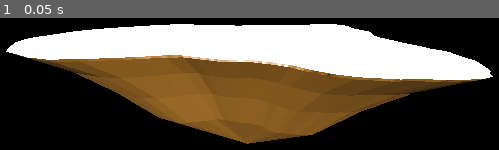
Above: before the commit, frame 1.
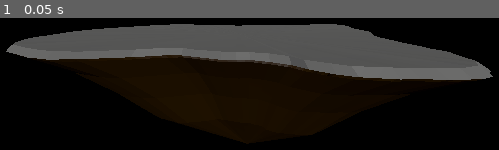
Above: after the commit, the same moment.

Repository: nilufarlakada/restfulweather
Game: Godot game, scene res://Scenes/main.tscn
Same seed, same stepped clock (60 frames per second), same inputs: the game is played once before the commit and once after it.
Inputs:
- Up to frame 1 (0.05 s): no input

The runs differ from the first frame. In frame 1, 53% of the frame differs, in the area x 1-99%, y 4-96%.

Commit message:
Time changes work and lighting

Diff:
--- a/Scenes/idler.tscn
+++ b/Scenes/idler.tscn
@@ -1,8 +1,6 @@
 [gd_scene load_steps=10 format=3 uid="uid://cc1o5cabyge58"]
 
-[ext_resource type="Script" uid="uid://0w7daxqx75iv" path="res://Scripts/statemachine.gd" id="1_beoxb"]
-[ext_resource type="Script" uid="uid://vd18rpgl81ks" path="res://Scripts/morning.gd" id="2_1osfd"]
-[ext_resource type="Script" uid="uid://c7emub3h2veov" path="res://Scripts/evening.gd" id="3_n0f5y"]
+[ext_resource type="Script" uid="uid://0w7daxqx75iv" path="res://Scripts/scenestatemachine.gd" id="1_beoxb"]
 
 [sub_resource type="RectangleShape2D" id="RectangleShape2D_beoxb"]
 size = Vector2(5, 12)
@@ -26,6 +24,94 @@
 &"idle_side": SubResource("Animation_n0f5y"),
 &"idle_up": SubResource("Animation_y07fl")
 }
+
+[sub_resource type="GDScript" id="GDScript_22vc3"]
+script/source = "class_name MorningState extends State
+
+var tea : bool = false
+var start_hour : int = 0
+var end_hour : int = 18
+
+# Called when the node enters the scene tree for the first time.
+func _ready() -> void:
+	pass # Replace with function body.
+
+func Enter() -> void:
+	print(\"Entering \", self.name, \" state\")
+	'''
+	idler._update_animation(\"tea\")
+	animation_player.animation_finished.connect(EndTea)
+	tea = true
+	'''
+	pass
+
+func Exit() -> void:
+	'''
+	animation_player.animation_finished.disconnect(EndTea)
+	tea = false
+	pass
+	'''
+	pass
+
+func Process(_delta: float) -> State:
+	return null
+
+func Physics(_delta: float) -> State:
+	return null
+
+#func HandleInput(_event: InputEvent) -> State:
+	#return null
+
+func IsActiveForHour(hour: int) -> bool:
+	return hour >= start_hour and hour < end_hour
+
+func EndTea(_newAnim : String) -> void:
+	tea = false
+"
+
+[sub_resource type="GDScript" id="GDScript_prfkh"]
+script/source = "class_name EveningState extends State
+
+var brush : bool = false
+var start_hour : int = 18
+var end_hour : int = 24
+
+# Called when the node enters the scene tree for the first time.
+func _ready() -> void:
+	pass # Replace with function body.
+
+func Enter() -> void:
+	print(\"Entering \", self.name, \" state\")
+	'''
+	idler._update_animation(\"brush\")
+	animation_player.animation_finished.connect(EndBrush)
+	brush = true
+	'''
+	pass
+
+func Exit() -> void:
+	'''
+	animation_player.animation_finished.disconnect(EndBrush)
+	brush = false
+	pass
+	'''
+	pass
+
+func Process(_delta: float) -> State:
+	return null
+
+func Physics(_delta: float) -> State:
+	return null
+
+#func HandleInput(_event: InputEvent) -> State:
+	#return null
+
+func IsActiveForHour(hour: int) -> bool:
+	return hour >= start_hour and hour < end_hour
+
+func EndBrush(_newAnim : String) -> void:
+	brush = false
+"
 
 [node name="Idler" type="CharacterBody2D"]
 
@@ -56,9 +142,9 @@
 metadata/_custom_type_script = "uid://0w7daxqx75iv"
 
 [node name="MorningState" type="Node" parent="StateMachine"]
-script = ExtResource("2_1osfd")
+script = SubResource("GDScript_22vc3")
 metadata/_custom_type_script = "uid://vd18rpgl81ks"
 
 [node name="EveningState" type="Node" parent="StateMachine"]
-script = ExtResource("3_n0f5y")
+script = SubResource("GDScript_prfkh")
 metadata/_custom_type_script = "uid://c7emub3h2veov"
--- a/Scenes/main.tscn
+++ b/Scenes/main.tscn
@@ -1,9 +1,12 @@
-[gd_scene load_steps=5 format=3 uid="uid://by6qjyvv6ndcy"]
+[gd_scene load_steps=8 format=3 uid="uid://by6qjyvv6ndcy"]
 
 [ext_resource type="Script" uid="uid://e6hp1pc1vlye" path="res://Scripts/main.gd" id="1_bo1nx"]
 [ext_resource type="PackedScene" uid="uid://bulvsf0idnnoj" path="res://ass/snowground.glb" id="2_8gbba"]
 [ext_resource type="Script" uid="uid://cbwbu6lsmt1yc" path="res://Scripts/camera_pivot.gd" id="2_jjvhh"]
 [ext_resource type="Script" uid="uid://c4b4xlktkr66k" path="res://Scripts/camer_root.gd" id="2_kry3j"]
+[ext_resource type="Script" uid="uid://0w7daxqx75iv" path="res://Scripts/scenestatemachine.gd" id="5_6bp64"]
+[ext_resource type="Script" uid="uid://ca3gc4nqn4h6e" path="res://Scenes/winter_day.gd" id="6_344ge"]
+[ext_resource type="Script" uid="uid://cmchly3lqqnyn" path="res://Scenes/winter_night.gd" id="7_ynf5e"]
 
 [node name="Main" type="Node3D"]
 script = ExtResource("1_bo1nx")
@@ -23,4 +26,18 @@
 transform = Transform3D(1, 0, 0, 0, 0.830878, 0.556455, 0, -0.556455, 0.830878, -10.252, 20.0656, 42.264)
 light_energy = 5.0
 
-[node name="HTTPRequest" type="HTTPRequest" parent="."]
+[node name="WM" type="Node3D" parent="."]
+
+[node name="HTTPRequest" type="HTTPRequest" parent="WM"]
+
+[node name="SceneStateMachine" type="Node" parent="."]
+script = ExtResource("5_6bp64")
+metadata/_custom_type_script = "uid://0w7daxqx75iv"
+
+[node name="WinterDay" type="Node" parent="SceneStateMachine"]
+script = ExtResource("6_344ge")
+metadata/_custom_type_script = "uid://cea4slb007xrm"
+
+[node name="WinterNight" type="Node" parent="SceneStateMachine"]
+script = ExtResource("7_ynf5e")
+metadata/_custom_type_script = "uid://cea4slb007xrm"
--- /dev/null
+++ b/Scenes/winter_day.gd
@@ -0,0 +1,33 @@
+class_name WinterDay extends Scene
+
+# Called when the node enters the scene tree for the first time.
+func _ready() -> void:
+	start_hour = 5
+	end_hour = 20
+	pass # Replace with function body.
+
+func Enter() -> void:
+	print("Entering WinterDay")
+	var light = get_node("../../DirectionalLight3D") as DirectionalLight3D
+	if light:
+		light.light_energy = 5
+	# Set background, particle effects, etc.
+
+func Exit() -> void:
+	print("Exiting WinterDay")
+
+func Process(_delta: float) -> Scene:
+	return null
+
+func Physics(_delta: float) -> Scene:
+	return null
+
+func IsActiveForHour(hour: int) -> bool:
+	if start_hour <= end_hour:
+		return hour >= start_hour and hour <= end_hour
+	else:
+		# wrap-around case (e.g., 21 to 4)
+		return hour >= start_hour or hour <= end_hour
+
+func HandleInput(_event: InputEvent) -> Scene:
+	return self
--- /dev/null
+++ b/Scenes/winter_night.gd
@@ -0,0 +1,33 @@
+class_name WinterNight extends Scene
+
+# Called when the node enters the scene tree for the first time.
+func _ready() -> void:
+	start_hour = 21
+	end_hour = 4
+	pass # Replace with function body.
+
+func Enter() -> void:
+	print("Entering WinterNight")
+	var light = get_node("../../DirectionalLight3D") as DirectionalLight3D
+	if light:
+		light.light_energy = 0.2
+	# Set background, particle effects, etc.
+
+func Exit() -> void:
+	print("Exiting WinterNight")
+
+func Process(_delta: float) -> Scene:
+	return null
+
+func Physics(_delta: float) -> Scene:
+	return null
+
+func IsActiveForHour(hour: int) -> bool:
+	if start_hour <= end_hour:
+		return hour >= start_hour and hour <= end_hour
+	else:
+		# wrap-around case (e.g., 21 to 4)
+		return hour >= start_hour or hour <= end_hour
+
+func HandleInput(_event: InputEvent) -> Scene:
+	return self
--- a/Scripts/evening.gd
+++ /dev/null
@@ -1,41 +0,0 @@
-class_name EveningState extends State
-
-var brush : bool = false
-var start_hour : int = 18
-var end_hour : int = 24
-
-# Called when the node enters the scene tree for the first time.
-func _ready() -> void:
-	pass # Replace with function body.
-
-func Enter() -> void:
-	print("Entering ", self.name, " state")
-	'''
-	idler._update_animation("brush")
-	animation_player.animation_finished.connect(EndBrush)
-	brush = true
-	'''
-	pass
-
-func Exit() -> void:
-	'''
-	animation_player.animation_finished.disconnect(EndBrush)
-	brush = false
-	pass
-	'''
-	pass
-
-func Process(_delta: float) -> State:
-	return null
-
-func Physics(_delta: float) -> State:
-	return null
-
-#func HandleInput(_event: InputEvent) -> State:
-	#return null
-
-func IsActiveForHour(hour: int) -> bool:
-	return hour >= start_hour and hour < end_hour
-
-func EndBrush(_newAnim : String) -> void:
-	brush = false
--- a/Scripts/main.gd
+++ b/Scripts/main.gd
@@ -1,17 +1,7 @@
 class_name MainClass extends Node3D
 
-var url = "https://api.openweathermap.org/data/2.5/weather?lat=41.84238640042879&lon=-87.64249600576402&appid=7bd174330b5d9b877ba1b48cce113055&units=imperial"
+#var url = "https://api.openweathermap.org/data/2.5/weather?lat=41.84238640042879&lon=-87.64249600576402&appid=7bd174330b5d9b877ba1b48cce113055&units=imperial"
 #var API_KEY = "7bd174330b5d9b877ba1b48cce113055"
-@onready var http_request = $HTTPRequest
 #41.84238640042879, -87.64249600576402
-func _ready()-> void:
-	http_request.request_completed.connect(_on_request_completed)
-	send_request()
-
-func send_request():
-	var headers = ["Content-Type: application/json"]
-	http_request.request(url, headers, HTTPClient.METHOD_GET)
-
-func _on_request_completed(_results, _response_code, _head, _body):
-	var json = JSON.parse_string(_body.get_string_from_utf8())
-	print(json)
+#@onready var http_request = $HTTPRequest
+@onready var camera = $CameraRoot/CameraPivot/Camera3D
--- a/Scripts/morning.gd
+++ /dev/null
@@ -1,41 +0,0 @@
-class_name MorningState extends State
-
-var tea : bool = false
-var start_hour : int = 0
-var end_hour : int = 18
-
-# Called when the node enters the scene tree for the first time.
-func _ready() -> void:
-	pass # Replace with function body.
-
-func Enter() -> void:
-	print("Entering ", self.name, " state")
-	'''
-	idler._update_animation("tea")
-	animation_player.animation_finished.connect(EndTea)
-	tea = true
-	'''
-	pass
-
-func Exit() -> void:
-	'''
-	animation_player.animation_finished.disconnect(EndTea)
-	tea = false
-	pass
-	'''
-	pass
-
-func Process(_delta: float) -> State:
-	return null
-
-func Physics(_delta: float) -> State:
-	return null
-
-#func HandleInput(_event: InputEvent) -> State:
-	#return null
-
-func IsActiveForHour(hour: int) -> bool:
-	return hour >= start_hour and hour < end_hour
-
-func EndTea(_newAnim : String) -> void:
-	tea = false
--- /dev/null
+++ b/Scripts/save_manager.gd
@@ -0,0 +1,40 @@
+class_name SaveManager extends Node
+#
+#const SAVE_PATH := "user://savegame.json"
+#
+#var contents_to_save := {
+	#"is_snowing": false,
+	#"camera_transform": Transform3D.IDENTITY
+#}
+#
+#
+#func _ready() -> void:
+	#load_game()
+#
+#func get_camera() -> Camera3D:
+	#return get_viewport().get_camera_3d()
+#
+#func save_game(camera: Camera3D):
+	#if camera:
+		#contents_to_save["camera_transform"] = camera.global_transform
+		#
+	#var file := FileAccess.open(SAVE_PATH, FileAccess.WRITE)
+	##file.store_string(JSON.stringify(save_data))
+	#file.store_var(contents_to_save.duplicate())
+	#file.close()
+#
+#func load_game():
+	#if not FileAccess.file_exists(SAVE_PATH):
+		#return
+#
+	#var file := FileAccess.open(SAVE_PATH, FileAccess.READ)
+	#var data = file.get_var()
+	#file.close()
+	#
+	#var save_data = data.duplicate()
+	#
+	#if data.has("is_snowing"):
+		#contents_to_save["is_snowing"] = data["is_snowing"]
+	#if data.has("camera_transform"):
+		#contents_to_save["camera_transform"] = data["camera_transform"]
+	#
--- /dev/null
+++ b/Scripts/scene.gd
@@ -0,0 +1,33 @@
+class_name Scene extends Node
+var start_hour: int = 0
+var end_hour: int = 0
+#static var idler: Idler
+#@onready var label = $"../../UI/MessageLabel"
+#@onready var animation_player: AnimationPlayer = $"../../AnimationPlayer"
+#@onready var audio : AudioStreamPlayer2D =  $"../../Audio/AudioStreamPlayer2D"
+
+# Called when the node enters the scene tree for the first time.
+func _ready() -> void:
+	pass # Replace with function body.
+
+func Enter() -> void:
+	pass
+
+func Exit() -> void:
+	pass
+
+func Process(_delta: float) -> Scene:
+	return null
+
+func Physics(_delta: float) -> Scene:
+	return null
+
+func IsActiveForHour(hour: int) -> bool:
+	if start_hour <= end_hour:
+		return hour >= start_hour and hour <= end_hour
+	else:
+		# wrap-around case (e.g., 21 to 4)
+		return hour >= start_hour or hour <= end_hour
+
+func HandleInput(_event: InputEvent) -> Scene:
+	return self
--- /dev/null
+++ b/Scripts/scenestatemachine.gd
@@ -0,0 +1,92 @@
+class_name SceneStateMachine extends Node
+
+var scenes: Array[Scene] = []
+var curr_scene: Scene = null
+var prev_scene: Scene = null
+var last_hour: int = -1
+var current_weather: String = "Clear" # default
+
+# Called when the node enters the scene tree for the first time.
+func _ready() -> void:
+
+	# Collect all child scenes
+	for child in get_children():
+		if child is Scene:
+			scenes.append(child)
+
+	if scenes.size() == 0:
+		return
+
+	if WeatherManager:
+		WeatherManager.weather_updated.connect(_on_weather_updated)
+	else:
+		print("WeatherManager singleton not found!")
+
+	_update_scene_by_time_and_weather()
+	process_mode = Node.PROCESS_MODE_INHERIT
+	pass # Replace with function body.
+
+# Called every frame. 'delta' is the elapsed time since the previous frame.
+func _process(delta: float) -> void:
+	if curr_scene:
+		ChangeScene(curr_scene.Process(delta))
+	_check_hour_change()
+	pass
+
+func _physics_process(delta: float) -> void:
+	if curr_scene:
+		ChangeScene(curr_scene.Physics(delta))
+	pass
+
+func _unhandled_input(event: InputEvent) -> void:
+	if curr_scene:
+		ChangeScene(curr_scene.HandleInput(event))
+
+# ----- Hour Check -----
+func _check_hour_change() -> void:
+	var current_hour = Time.get_datetime_dict_from_system().hour
+	if current_hour != last_hour:
+		last_hour = current_hour
+		_update_scene_by_time_and_weather()
+
+# ----- Weather Update -----
+func _on_weather_updated(weather: String) -> void:
+	current_weather = weather
+	_update_scene_by_time_and_weather()
+
+# ----- Decide scene based on hour + weather -----
+func _update_scene_by_time_and_weather() -> void:
+	var hour = Time.get_datetime_dict_from_system().hour
+
+	var hour_matched_scenes = []
+	for s in scenes:
+		if s.IsActiveForHour(hour):
+			hour_matched_scenes.append(s)
+
+	if hour_matched_scenes.size() == 0:
+		# No scene matches hour, fallback to first scene
+		if scenes.size() > 0:
+			ChangeScene(scenes[0])
+			return
+
+	# Try to match weather within hour-matched scenes
+	for s in hour_matched_scenes:
+		if s.name.to_lower().find(current_weather.to_lower()) != -1:
+			ChangeScene(s)
+			return
+
+	# If no weather match, just pick the first hour-matched scene
+	ChangeScene(hour_matched_scenes[0])
+
+
+# ----- Scene Change -----
+func ChangeScene(new_scene: Scene) -> void:
+	if new_scene == null or new_scene == curr_scene:
+		return
+	if curr_scene:
+		curr_scene.Exit()
+
+	prev_scene = curr_scene
+	curr_scene = new_scene
+	curr_scene.Enter()
+	print("Switched to scene: ", curr_scene.name)
--- a/Scripts/state.gd
+++ /dev/null
@@ -1,25 +0,0 @@
-class_name State extends Node
-
-static var idler: Idler
-#@onready var label = $"../../UI/MessageLabel"
-#@onready var animation_player: AnimationPlayer = $"../../AnimationPlayer"
-#@onready var audio : AudioStreamPlayer2D =  $"../../Audio/AudioStreamPlayer2D"
-
-# Called when the node enters the scene tree for the first time.
-func _ready() -> void:
-	pass # Replace with function body.
-
-func Enter() -> void:
-	pass
-
-func Exit() -> void:
-	pass
-
-func Process(_delta: float) -> State:
-	return null
-
-func Physics(_delta: float) -> State:
-	return null
-
-#func HandleInput(_event: InputEvent) -> State:
-	#return null
--- a/Scripts/statemachine.gd
+++ /dev/null
@@ -1,87 +0,0 @@
-class_name StateMachine extends Node
-
-var states: Array[State]
-var prev_state
-var curr_state
-var last_hour : int = -1
-
-# Called when the node enters the scene tree for the first time.
-func _ready() -> void:
-	process_mode = Node.PROCESS_MODE_DISABLED
-	pass # Replace with function body.
-
-
-# Called every frame. 'delta' is the elapsed time since the previous frame.
-func _process(delta: float) -> void:
-	ChangeState(curr_state.Process(delta))
-
-	# Check for hour change
-	var now_dict = Time.get_datetime_dict_from_system()
-	var current_hour = now_dict.hour
-	if current_hour != last_hour:
-		last_hour = current_hour
-		# pick the state for this hour
-		for s in states:
-			if s.IsActiveForHour(current_hour):
-				ChangeState(s)
-				break
-	pass
-
-func _physics_process(delta: float) -> void:
-	ChangeState(curr_state.Physics(delta))
-	pass
-
-func _unhandled_input(event: InputEvent) -> void:
-	ChangeState(curr_state.HandleInput(event))
-	pass
-
-func Initialize(_idler : Idler) -> void:
-	states = []
-
-	# Collect all child states
-	for c in get_children():
-		if c is State:
-			states.append(c)
-
-	if states.size() == 0:
-		return
-
-	# Assign the Idler to all states
-	for s in states:
-		s.idler = _idler
-
-	# Determine current Chicago hour
-	var now_dict = Time.get_datetime_dict_from_system()
-	var hour = now_dict.hour
-
-	print("Current hour: ", hour)
-
-	var initial_state : State = null
-
-	# Choose state based on hour
-	for s in states:
-		# You can give each state a 'start_hour' and 'end_hour' property
-		if s.IsActiveForHour(hour):
-			initial_state = s
-			break
-
-	# fallback: if none matched, just pick the first
-	if initial_state == null:
-		initial_state = states[0]
-
-	ChangeState(initial_state)
-	process_mode = Node.PROCESS_MODE_INHERIT
-
-func ChangeState(state: State) -> void:
-
-	if state == null || state == curr_state:
-		return
-
-	if curr_state:
-		curr_state.Exit()
-
-	prev_state = curr_state
-	curr_state = state
-	curr_state.Enter()
-
-	print("Switched to state: ", curr_state.name)
--- /dev/null
+++ b/Scripts/weather_manager.gd
@@ -0,0 +1,58 @@
+class_name WManager extends Node
+
+signal weather_updated(weather: String)
+
+var url = "https://api.openweathermap.org/data/2.5/weather?lat=41.84238640042879&lon=-87.64249600576402&appid=7bd174330b5d9b877ba1b48cce113055&units=imperial"
+#var API_KEY = "7bd174330b5d9b877ba1b48cce113055"
+#41.84238640042879, -87.64249600576402
+@onready var http_request: HTTPRequest = $HTTPRequest  # Make sure this node exists as a child of WManager
+
+var update_interval: float = 600.0 # 10 minutes
+var timer: Timer
+
+func _ready() -> void:
+	# Timer for periodic weather fetch
+	timer = Timer.new()
+	add_child(timer)
+	timer.wait_time = update_interval
+	timer.one_shot = false
+	timer.start()
+	timer.timeout.connect(_on_timer_timeout)
+
+	# Connect request_completed signal once
+	if http_request:
+		http_request.connect("request_completed", Callable(self, "_on_request_completed"))
+	else:
+		http_request = HTTPRequest.new()
+		add_child(http_request)
+		http_request.connect("request_completed", Callable(self, "_on_request_completed"))
+
+	# Initial fetch
+	fetch_weather()
+
+func _on_timer_timeout() -> void:
+	fetch_weather()
+
+func fetch_weather() -> void:
+	if http_request:
+		var err = http_request.request(url)
+		if err != OK:
+			print("Failed to send HTTP request: ", err)
+	else:
+		print("No HTTPRequest node available!")
+
+func _on_request_completed(_result, response_code, _headers, _body) -> void:
+	if response_code != 200:
+		print("Weather fetch failed: ", response_code)
+		return
+
+	var json = JSON.new()
+	var parse_result = json.parse(_body.get_string_from_utf8())
+	if parse_result != OK:
+		print("JSON parse failed")
+		return
+
+	var weather = json.get_data()["weather"][0]["main"] # e.g., "Snow", "Rain", "Clear"
+	emit_signal("weather_updated", weather)
+	print(json.get_data())
+	print("Weather updated: ", weather)
--- a/project.godot
+++ b/project.godot
@@ -14,6 +14,11 @@
 run/main_scene="uid://by6qjyvv6ndcy"
 config/features=PackedStringArray("4.4", "Forward Plus")
 config/icon="res://icon.svg"
+
+[autoload]
+
+SaveLoadManager="*res://Scripts/save_manager.gd"
+WeatherManager="*res://Scripts/weather_manager.gd"
 
 [display]
 
Not shown, added: Scenes/winter_day.gd.uid
Not shown, added: Scenes/winter_night.gd.uid
Not shown, removed: Scripts/evening.gd.uid
Not shown, removed: Scripts/morning.gd.uid
Not shown, added: Scripts/save_manager.gd.uid
Renamed: Scripts/state.gd.uid -> Scripts/scene.gd.uid
Renamed: Scripts/statemachine.gd.uid -> Scripts/scenestatemachine.gd.uid
Not shown, added: Scripts/weather_manager.gd.uid
